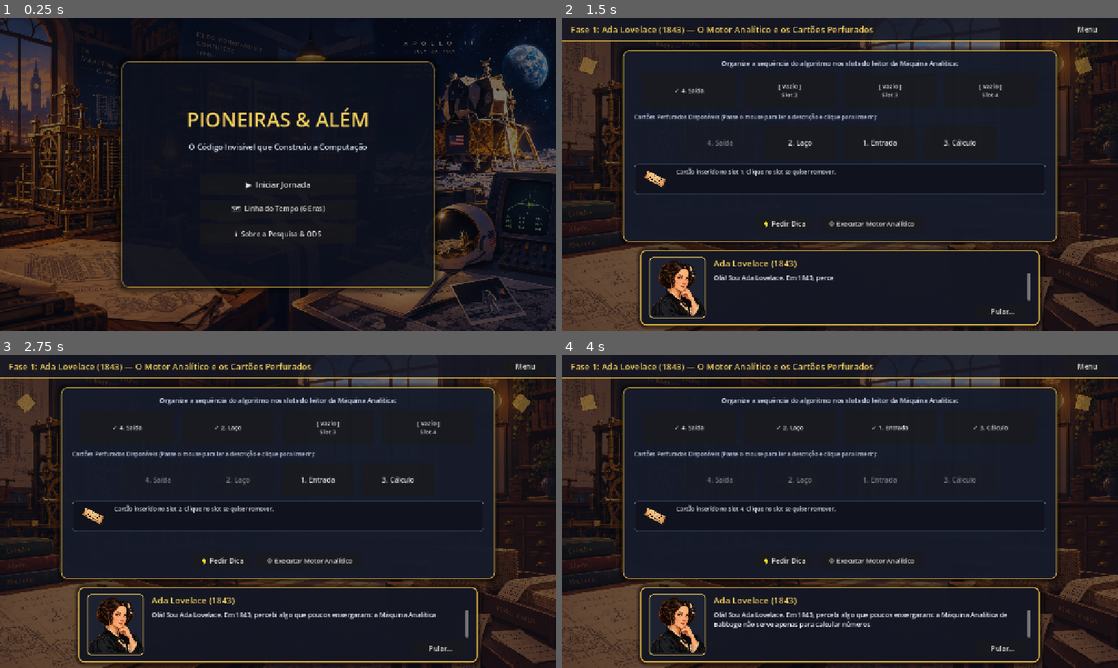
Above: before the commit, frames 1-4 (two rows, left to right).
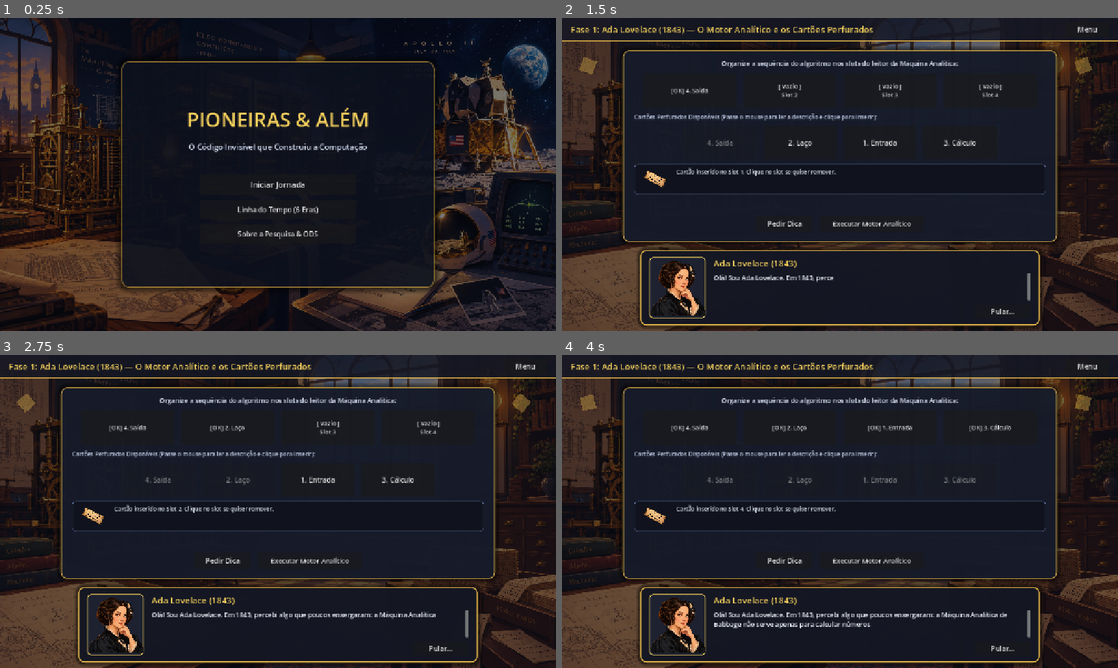
Above: after the commit, the same moments.

Repository: profthiagomendonca/Pioneiras-Alem
Game: Godot game, scene res://src/scenes/main_menu/main_menu.tscn
Two runs of this game, one before a commit and one after it. Both use one fixed random seed, a clock stepped at 60 frames per second and the inputs below.
Inputs:
- Up to frame 1 (0.25 s): no input
- Up to frame 2 (1.5 s): click "▶ Iniciar Jornada" (after the commit: "Iniciar Jornada") at 0.5 s; click "4. Saída" at 1.25 s
- Up to frame 3 (2.75 s): click "2. Laço" at 2 s
- Up to frame 4 (4 s): click "1. Entrada" at 2.75 s; click "3. Cálculo" at 3.5 s

The runs differ from the first frame. In frame 1, 0.6% of the frame differs, in the area x 41-59%, y 52-71%; in frame 2, 0.3%; in frame 3, 0.4%; in frame 4, 0.6%.

Commit message:
fix: remover caracteres unicode de botoes que geravam glifos ausentes (tofu) e atualizar build web

Diff:
--- a/src/scenes/main_menu/main_menu.gd
+++ b/src/scenes/main_menu/main_menu.gd
@@ -43,12 +43,12 @@
 	btn_stage_5.disabled = max_stage < 5
 	btn_stage_6.disabled = max_stage < 6
 
-	btn_stage_1.text = "▶ Fase 1: Ada Lovelace (1843) — O Primeiro Algoritmo"
-	btn_stage_2.text = ("▶ Fase 2: ENIAC Girls (1945) — Programação Física" if max_stage >= 2 else "🔒 Fase 2: ENIAC Girls (Bloqueada)")
-	btn_stage_3.text = ("▶ Fase 3: Grace Hopper (1947) — O Bug & Compilador" if max_stage >= 3 else "🔒 Fase 3: Grace Hopper (Bloqueada)")
-	btn_stage_4.text = ("▶ Fase 4: Katherine Johnson (1962) — Mecânica Orbital" if max_stage >= 4 else "🔒 Fase 4: Katherine Johnson (Bloqueada)")
-	btn_stage_5.text = ("▶ Fase 5: Mary Kenneth Keller (1965) — BASIC na Educação" if max_stage >= 5 else "🔒 Fase 5: Mary Kenneth Keller (Bloqueada)")
-	btn_stage_6.text = ("▶ Fase 6: Margaret Hamilton (1969) — A Missão Apollo" if max_stage >= 6 else "🔒 Fase 6: Margaret Hamilton (Bloqueada)")
+	btn_stage_1.text = "Fase 1: Ada Lovelace (1843) — O Primeiro Algoritmo"
+	btn_stage_2.text = ("Fase 2: ENIAC Girls (1945) — Programação Física" if max_stage >= 2 else "[Bloqueada] Fase 2: ENIAC Girls")
+	btn_stage_3.text = ("Fase 3: Grace Hopper (1947) — O Bug & Compilador" if max_stage >= 3 else "[Bloqueada] Fase 3: Grace Hopper")
+	btn_stage_4.text = ("Fase 4: Katherine Johnson (1962) — Mecânica Orbital" if max_stage >= 4 else "[Bloqueada] Fase 4: Katherine Johnson")
+	btn_stage_5.text = ("Fase 5: Mary Kenneth Keller (1965) — BASIC na Educação" if max_stage >= 5 else "[Bloqueada] Fase 5: Mary Kenneth Keller")
+	btn_stage_6.text = ("Fase 6: Margaret Hamilton (1969) — A Missão Apollo" if max_stage >= 6 else "[Bloqueada] Fase 6: Margaret Hamilton")
 
 func _on_btn_start_pressed() -> void:
 	AudioManager.play_click()
--- a/src/scenes/main_menu/main_menu.tscn
+++ b/src/scenes/main_menu/main_menu.tscn
@@ -127,21 +127,21 @@
 custom_minimum_size = Vector2(0, 48)
 layout_mode = 2
 theme_override_font_sizes/font_size = 18
-text = "▶  Iniciar Jornada"
+text = "Iniciar Jornada"
 
 [node name="BtnStages" type="Button" parent="CenterContainer/MainCard/Margin/MainVBox/MenuButtons"]
 unique_name_in_owner = true
 custom_minimum_size = Vector2(0, 44)
 layout_mode = 2
 theme_override_font_sizes/font_size = 16
-text = "🗺  Linha do Tempo (6 Eras)"
+text = "Linha do Tempo (6 Eras)"
 
 [node name="BtnAbout" type="Button" parent="CenterContainer/MainCard/Margin/MainVBox/MenuButtons"]
 unique_name_in_owner = true
 custom_minimum_size = Vector2(0, 44)
 layout_mode = 2
 theme_override_font_sizes/font_size = 16
-text = "ℹ  Sobre a Pesquisa & ODS"
+text = "Sobre a Pesquisa & ODS"
 
 [node name="StagesModal" type="PanelContainer" parent="."]
 unique_name_in_owner = true
@@ -183,37 +183,37 @@
 unique_name_in_owner = true
 custom_minimum_size = Vector2(0, 42)
 layout_mode = 2
-text = "▶ Fase 1: Ada Lovelace (1843) — O Primeiro Algoritmo"
+text = "Fase 1: Ada Lovelace (1843) — O Primeiro Algoritmo"
 
 [node name="BtnStage2" type="Button" parent="StagesModal/Margin/VBox"]
 unique_name_in_owner = true
 custom_minimum_size = Vector2(0, 42)
 layout_mode = 2
-text = "▶ Fase 2: ENIAC Girls (1945) — Programação Física"
+text = "Fase 2: ENIAC Girls (1945) — Programação Física"
 
 [node name="BtnStage3" type="Button" parent="StagesModal/Margin/VBox"]
 unique_name_in_owner = true
 custom_minimum_size = Vector2(0, 42)
 layout_mode = 2
-text = "▶ Fase 3: Grace Hopper (1947) — O Bug & o Compilador"
+text = "Fase 3: Grace Hopper (1947) — O Bug & o Compilador"
 
 [node name="BtnStage4" type="Button" parent="StagesModal/Margin/VBox"]
 unique_name_in_owner = true
 custom_minimum_size = Vector2(0, 42)
 layout_mode = 2
-text = "▶ Fase 4: Katherine Johnson (1962) — Mecânica Orbital"
+text = "Fase 4: Katherine Johnson (1962) — Mecânica Orbital"
 
 [node name="BtnStage5" type="Button" parent="StagesModal/Margin/VBox"]
 unique_name_in_owner = true
 custom_minimum_size = Vector2(0, 42)
 layout_mode = 2
-text = "▶ Fase 5: Mary Kenneth Keller (1965) — BASIC na Educação"
+text = "Fase 5: Mary Kenneth Keller (1965) — BASIC na Educação"
 
 [node name="BtnStage6" type="Button" parent="StagesModal/Margin/VBox"]
 unique_name_in_owner = true
 custom_minimum_size = Vector2(0, 42)
 layout_mode = 2
-text = "▶ Fase 6: Margaret Hamilton (1969) — A Missão Apollo"
+text = "Fase 6: Margaret Hamilton (1969) — A Missão Apollo"
 
 [node name="BtnCloseStages" type="Button" parent="StagesModal/Margin/VBox"]
 unique_name_in_owner = true
--- a/src/scenes/stages/stage_ada/stage_ada.gd
+++ b/src/scenes/stages/stage_ada/stage_ada.gd
@@ -120,7 +120,7 @@
 		if active_slot_cards[i] == null:
 			active_slot_cards[i] = card_data
 			var slot_btn: Button = slots_container.get_node("Slot" + str(i + 1))
-			slot_btn.text = "✓ " + card_data["title"]
+			slot_btn.text = "[OK] " + card_data["title"]
 			btn.disabled = true
 			card_info_box.text = "Cartão inserido no Slot " + str(i + 1) + ". Clique no slot se quiser remover."
 			return
--- a/src/scenes/stages/stage_ada/stage_ada.tscn
+++ b/src/scenes/stages/stage_ada/stage_ada.tscn
@@ -258,14 +258,14 @@
 unique_name_in_owner = true
 custom_minimum_size = Vector2(130, 38)
 layout_mode = 2
-text = "💡 Pedir Dica"
+text = "Pedir Dica"
 
 [node name="BtnRun" type="Button" parent="MainPanel/Margin/VBox/ActionsHBox"]
 unique_name_in_owner = true
 custom_minimum_size = Vector2(240, 38)
 layout_mode = 2
 theme_override_font_sizes/font_size = 15
-text = "⚙ Executar Motor Analítico"
+text = "Executar Motor Analítico"
 
 [node name="BtnNextStage" type="Button" parent="MainPanel/Margin/VBox/ActionsHBox"]
 unique_name_in_owner = true
@@ -273,7 +273,7 @@
 layout_mode = 2
 theme_override_colors/font_color = Color(0.98, 0.85, 0.3, 1)
 theme_override_font_sizes/font_size = 15
-text = "▶ Próxima Era: ENIAC Girls"
+text = "Próxima Era: ENIAC Girls"
 
 [node name="DialogueBox" parent="." instance=ExtResource("2_dialogue")]
 layout_mode = 1
--- a/src/scenes/stages/stage_eniac/stage_eniac.gd
+++ b/src/scenes/stages/stage_eniac/stage_eniac.gd
@@ -77,7 +77,7 @@
 		var data = patch_connections[i]
 		var btn_s = Button.new()
 		btn_s.custom_minimum_size = Vector2(300, 52)
-		btn_s.text = "🔌 " + data["source"]
+		btn_s.text = data["source"]
 		btn_s.set_meta("idx", i)
 		btn_s.pressed.connect(_on_source_btn_pressed.bind(btn_s, data))
 		sources_container.add_child(btn_s)
@@ -88,7 +88,7 @@
 		var data = patch_connections[idx]
 		var btn_t = Button.new()
 		btn_t.custom_minimum_size = Vector2(300, 52)
-		btn_t.text = "🔘 " + data["target"]
+		btn_t.text = data["target"]
 		btn_t.set_meta("idx", idx)
 		btn_t.pressed.connect(_on_target_btn_pressed.bind(btn_t))
 		targets_container.add_child(btn_t)
@@ -118,10 +118,10 @@
 		patch_connections[s_idx]["connected"] = true
 		selected_source_btn.disabled = true
 		selected_source_btn.modulate = Color(0.3, 1.0, 0.5)
-		selected_source_btn.text = "✓ " + patch_connections[s_idx]["source"]
+		selected_source_btn.text = "[OK] " + patch_connections[s_idx]["source"]
 		btn_t.disabled = true
 		btn_t.modulate = Color(0.3, 1.0, 0.5)
-		btn_t.text = "✓ " + patch_connections[s_idx]["target"]
+		btn_t.text = "[OK] " + patch_connections[s_idx]["target"]
 		selected_source_btn = null
 		label_status.text = "Conexão estabelecida com sucesso! Válvulas aquecendo..."
 		label_status.modulate = Color(0.3, 1.0, 0.5)
--- a/src/scenes/stages/stage_eniac/stage_eniac.tscn
+++ b/src/scenes/stages/stage_eniac/stage_eniac.tscn
@@ -200,7 +200,7 @@
 layout_mode = 2
 theme_override_colors/font_color = Color(0.4, 0.85, 1.0, 1)
 theme_override_font_sizes/font_size = 15
-text = "▶ Próxima Era: Grace Hopper (1947)"
+text = "Próxima Era: Grace Hopper (1947)"
 
 [node name="DialogueBox" parent="." instance=ExtResource("2_dialogue")]
 layout_mode = 1
--- a/src/scenes/stages/stage_grace/stage_grace.gd
+++ b/src/scenes/stages/stage_grace/stage_grace.gd
@@ -95,7 +95,7 @@
 		dialogue_box.dialogue_finished.connect(_on_intro_compiler_finished, CONNECT_ONE_SHOT)
 	else:
 		AudioManager.play_click()
-		btn.text = "Relé #" + str(70 + idx) + "\n✓ Normal"
+		btn.text = "Relé #" + str(70 + idx) + "\n[OK] Normal"
 		btn.disabled = true
 		label_status.text = "Relé #" + str(70 + idx) + ": Corrente nominal de 24V, sem obstruções."
 		label_status.modulate = Color(0.7, 0.8, 0.9)
--- a/src/scenes/stages/stage_grace/stage_grace.tscn
+++ b/src/scenes/stages/stage_grace/stage_grace.tscn
@@ -223,7 +223,7 @@
 layout_mode = 2
 theme_override_colors/font_color = Color(0.4, 0.85, 1.0, 1)
 theme_override_font_sizes/font_size = 15
-text = "▶ Próxima Era: Katherine Johnson (1962)"
+text = "Próxima Era: Katherine Johnson (1962)"
 
 [node name="DialogueBox" parent="." instance=ExtResource("2_dialogue")]
 layout_mode = 1
--- a/src/scenes/stages/stage_katherine/stage_katherine.tscn
+++ b/src/scenes/stages/stage_katherine/stage_katherine.tscn
@@ -247,7 +247,7 @@
 unique_name_in_owner = true
 custom_minimum_size = Vector2(280, 38)
 layout_mode = 2
-text = "📐 Validar Cálculos de Trajetória"
+text = "Validar Cálculos de Trajetória"
 
 [node name="BtnNextStage" type="Button" parent="MainPanel/Margin/VBox/ActionsHBox"]
 unique_name_in_owner = true
@@ -255,7 +255,7 @@
 layout_mode = 2
 theme_override_colors/font_color = Color(0.4, 0.85, 1.0, 1)
 theme_override_font_sizes/font_size = 15
-text = "▶ Próxima Era: Mary Keller (1965)"
+text = "Próxima Era: Mary Keller (1965)"
 
 [node name="DialogueBox" parent="." instance=ExtResource("2_dialogue")]
 layout_mode = 1
--- a/src/scenes/stages/stage_keller/stage_keller.gd
+++ b/src/scenes/stages/stage_keller/stage_keller.gd
@@ -74,7 +74,7 @@
 
 		if i > 0:
 			var btn_up = Button.new()
-			btn_up.text = "▲ Subir"
+			btn_up.text = "Subir"
 			btn_up.custom_minimum_size = Vector2(80, 42)
 			btn_up.pressed.connect(func():
 				AudioManager.play_card()
@@ -87,7 +87,7 @@
 
 		if i < current_order.size() - 1:
 			var btn_down = Button.new()
-			btn_down.text = "▼ Descer"
+			btn_down.text = "Descer"
 			btn_down.custom_minimum_size = Vector2(80, 42)
 			btn_down.pressed.connect(func():
 				AudioManager.play_card()
--- a/src/scenes/stages/stage_keller/stage_keller.tscn
+++ b/src/scenes/stages/stage_keller/stage_keller.tscn
@@ -176,7 +176,7 @@
 unique_name_in_owner = true
 custom_minimum_size = Vector2(280, 38)
 layout_mode = 2
-text = "▶ Executar Programa na Teletype"
+text = "Executar Programa na Teletype"
 
 [node name="BtnNextStage" type="Button" parent="MainPanel/Margin/VBox/ActionsHBox"]
 unique_name_in_owner = true
@@ -184,7 +184,7 @@
 layout_mode = 2
 theme_override_colors/font_color = Color(0.4, 0.85, 1.0, 1)
 theme_override_font_sizes/font_size = 15
-text = "▶ Próxima Era: Margaret Hamilton (1969)"
+text = "Próxima Era: Margaret Hamilton (1969)"
 
 [node name="DialogueBox" parent="." instance=ExtResource("2_dialogue")]
 layout_mode = 1
--- a/src/scenes/stages/stage_margaret/stage_margaret.gd
+++ b/src/scenes/stages/stage_margaret/stage_margaret.gd
@@ -47,13 +47,13 @@
 			# CPU oscila criticamente no limite
 			cpu_load = min(100.0, cpu_load + delta * 3.0)
 			progress_cpu.value = cpu_load
-			label_alarm.text = "🚨 ALARME AGC 1202: SOBRECARGA DE CPU (" + str(int(cpu_load)) + "%)"
+			label_alarm.text = "ALARME AGC 1202: SOBRECARGA DE CPU (" + str(int(cpu_load)) + "%)"
 			label_alarm.modulate = Color(1.0, 0.2, 0.2)
 		else:
 			# Sobrecarga mitigada pela prioridade de Margaret
 			cpu_load = max(62.0, cpu_load - delta * 15.0)
 			progress_cpu.value = cpu_load
-			label_alarm.text = "✓ AGC ESTÁVEL: TAREFAS CRÍTICAS PRIORIZADAS (" + str(int(cpu_load)) + "%)"
+			label_alarm.text = "[OK] AGC ESTÁVEL: TAREFAS CRÍTICAS PRIORIZADAS (" + str(int(cpu_load)) + "%)"
 			label_alarm.modulate = Color(0.3, 1.0, 0.5)
 
 		if altitude_meters <= 0.0:
--- a/src/scenes/stages/stage_margaret/stage_margaret.tscn
+++ b/src/scenes/stages/stage_margaret/stage_margaret.tscn
@@ -127,7 +127,7 @@
 layout_mode = 2
 theme_override_colors/font_color = Color(1.0, 0.3, 0.3, 1)
 theme_override_font_sizes/font_size = 16
-text = "🚨 ALARME AGC 1202: SOBRECARGA DE CPU"
+text = "ALARME AGC 1202: SOBRECARGA DE CPU"
 
 [node name="CPULabel" type="Label" parent="MainPanel/Margin/VBox"]
 layout_mode = 2
@@ -168,7 +168,7 @@
 unique_name_in_owner = true
 custom_minimum_size = Vector2(280, 38)
 layout_mode = 2
-text = "⚡ Ativar Agendamento por Prioridade"
+text = "Ativar Agendamento por Prioridade"
 
 [node name="BtnFinish" type="Button" parent="MainPanel/Margin/VBox/ActionsHBox"]
 unique_name_in_owner = true
@@ -176,7 +176,7 @@
 layout_mode = 2
 theme_override_colors/font_color = Color(0.3, 1.0, 0.5, 1)
 theme_override_font_sizes/font_size = 15
-text = "🏆 Concluir Jornada Histórica"
+text = "Concluir Jornada Histórica"
 
 [node name="DialogueBox" parent="." instance=ExtResource("2_dialogue")]
 layout_mode = 1
--- a/src/scenes/victory/victory.gd
+++ b/src/scenes/victory/victory.gd
@@ -54,7 +54,7 @@
 	}
 	var json_str = JSON.stringify(report, "\t")
 	DisplayServer.clipboard_set(json_str)
-	copy_feedback.text = "✓ Dados JSON copiados para a área de transferência!"
+	copy_feedback.text = "[OK] Dados JSON copiados para a área de transferência!"
 	copy_feedback.modulate = Color(0.3, 1.0, 0.5)
 
 func _on_btn_play_again_pressed() -> void:
--- a/src/scenes/victory/victory.tscn
+++ b/src/scenes/victory/victory.tscn
@@ -166,7 +166,7 @@
 unique_name_in_owner = true
 custom_minimum_size = Vector2(0, 36)
 layout_mode = 2
-text = "📋 Copiar Dados da Sessão (JSON)"
+text = "Copiar Dados da Sessão (JSON)"
 
 [node name="CopyFeedback" type="Label" parent="CenterContainer/MainPanel/Margin/VBox/HBoxCols/SurveyPanel/Margin/VBoxSurvey"]
 unique_name_in_owner = true
@@ -183,10 +183,10 @@
 unique_name_in_owner = true
 custom_minimum_size = Vector2(180, 42)
 layout_mode = 2
-text = "🔄 Jogar Novamente"
+text = "Jogar Novamente"
 
 [node name="BtnMainMenu" type="Button" parent="CenterContainer/MainPanel/Margin/VBox/ButtonsHBox"]
 unique_name_in_owner = true
 custom_minimum_size = Vector2(180, 42)
 layout_mode = 2
-text = "🏠 Menu Principal"
+text = "Menu Principal"
Not shown, changed: web_build/index.pck
